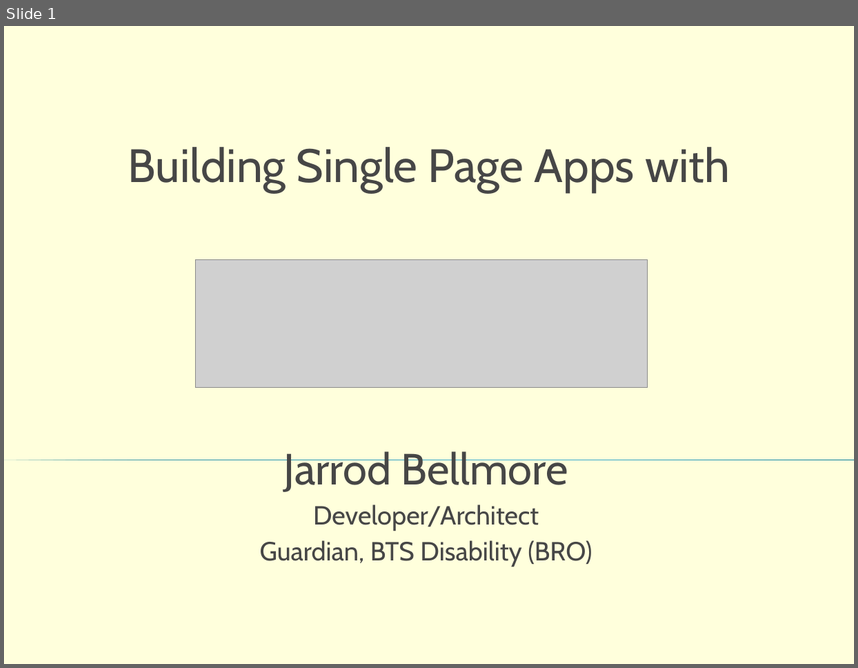
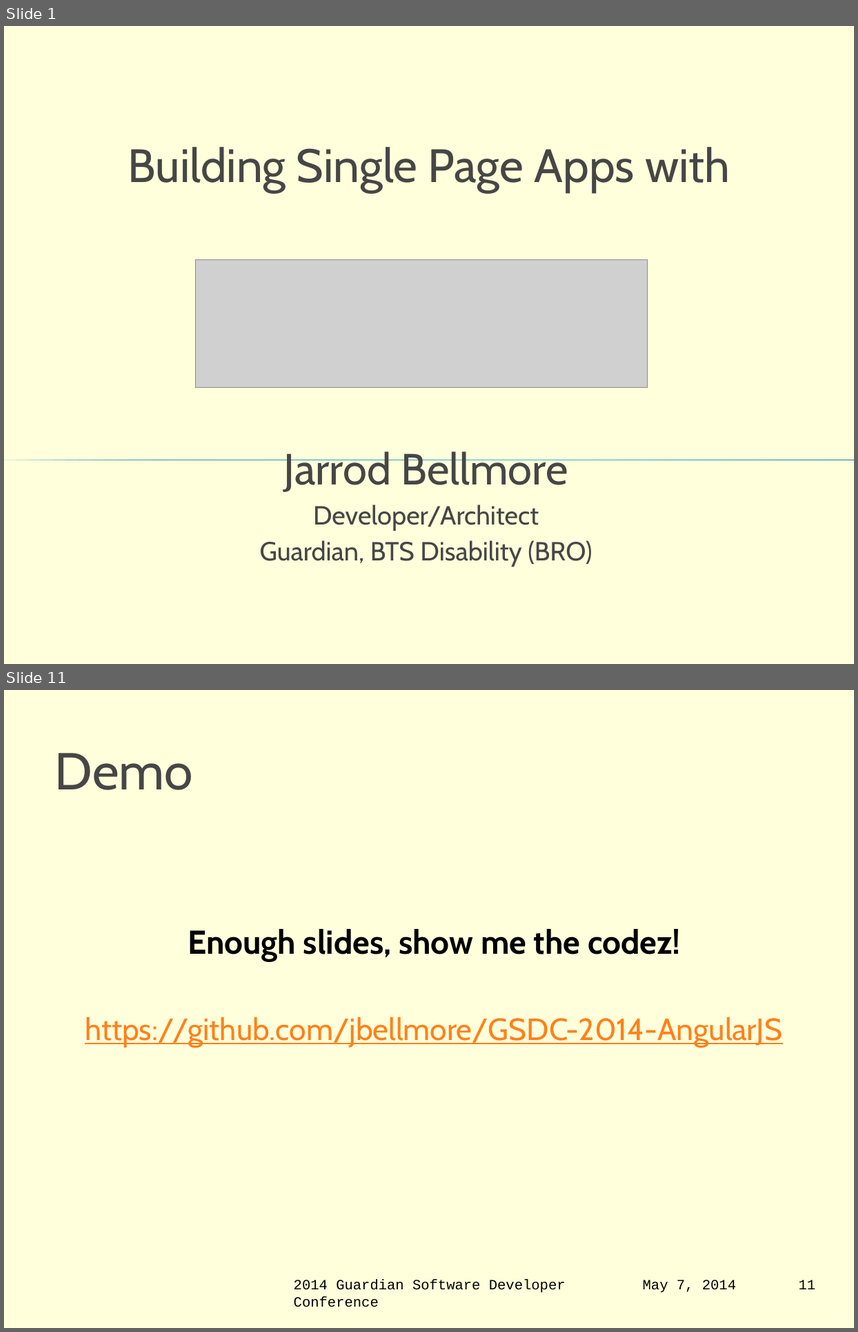
Before and after one commit to jbellmore/GSDC-2014-AngularJS, a slide deck: intro-to-angular-js.pptx. Shown one above the other, each under a label of ours: slide 1 before the commit, slides 1 and 11 after it; the slides between them are not shown. The pictures are 858x668 and 858x1332 pixels, drawn with LibreOffice and Linux fonts; fonts in the diff are those of the drawing; grey boxes stand for pictures; background and template pictures are left out. Boxes give left, top, right and bottom in pixels: in the first picture for what was removed or moved away, otherwise in the second. Text is boxed around its words. In the diff, an @@ line names an element or a change of style, - is before the commit and + after.

```diff
--- a/intro-to-angular-js.pptx
+++ b/intro-to-angular-js.pptx
@@ slide 11 added at [4,690,854,1328], background #FFFFCC at 68% opacity @@
@@ title added at [55,753,193,790], 44 pt, text #464646 @@
+Demo
@@ text added at [85,929,782,1047], 26 pt, text #FF8119, underline @@
+Enough slides, show me the codez!
+https://github.com/jbellmore/GSDC-2014-AngularJS
@@ text added at [294,1279,566,1307], 12 pt, text #000000 @@
+2014 Guardian Software Developer Conference
@@ text added at [643,1279,736,1292], 12 pt, text #000000 @@
+May 7, 2014
@@ page number added at [799,1279,816,1289], 12 pt, text #000000 @@
+11
```
Also in this commit, not shown: 5 slides changed, 5 other slides added, 1 other file.
